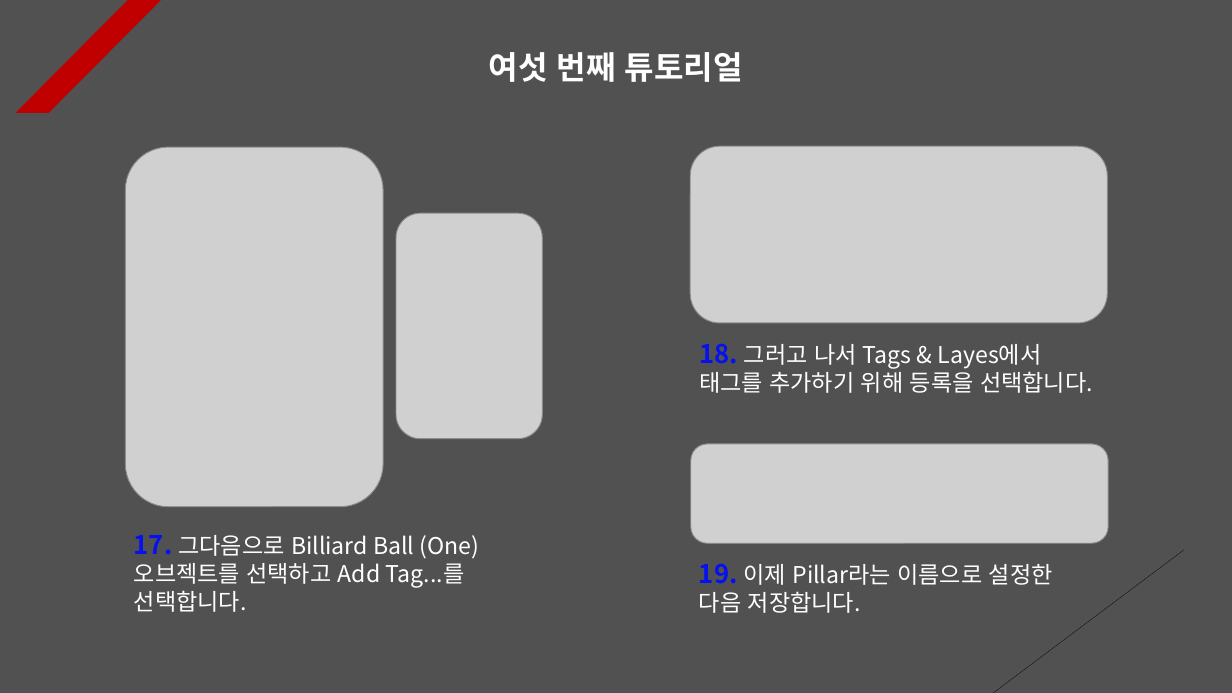
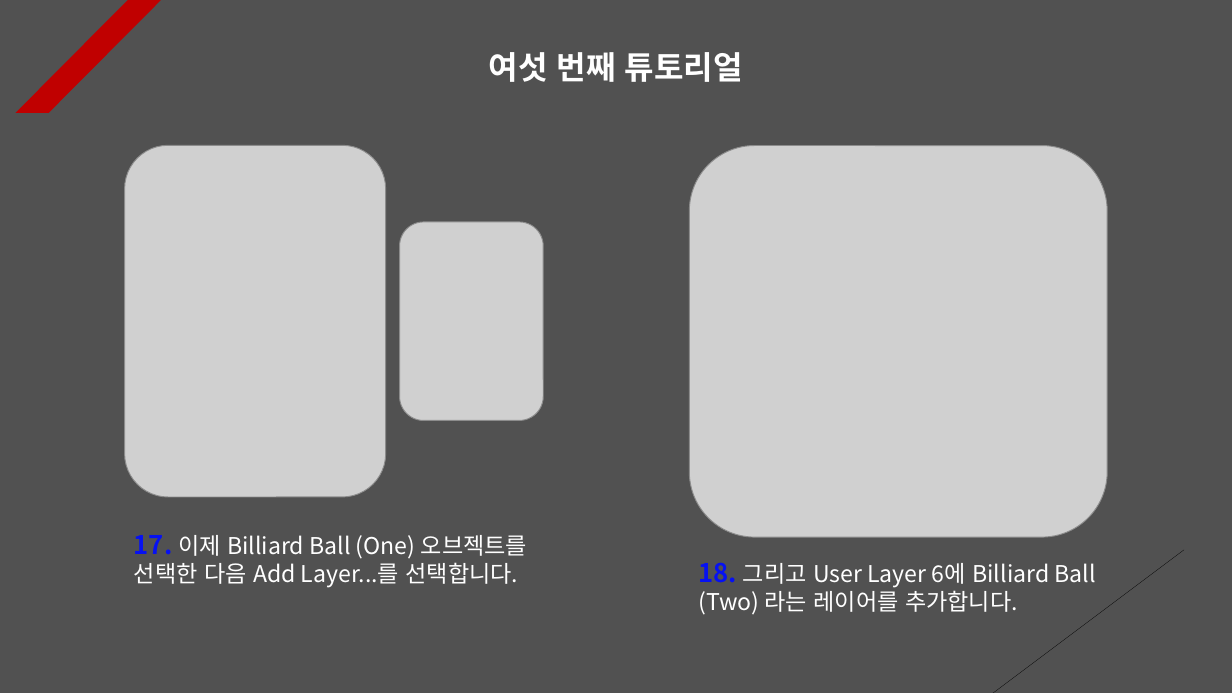
Before and after one commit to Unity2033/3D-UnityEngine, a slide deck: slide 6 of Assets/Physics/PPT Data/Physics Example.pptx. Drawn at 1232x693 pixels with LibreOffice and Linux fonts; fonts in the diff are those of the drawing; grey boxes stand for pictures. Boxes give left, top, right and bottom in pixels: in the first picture for what was removed or moved away, otherwise in the second. Text is boxed around its words. In the diff, an @@ line names an element or a change of style, - is before the commit and + after.

Commit message:
Physics Tutorial Renewal
- Implemented so that the physical
  collision method can be set by
  separating the layers

- How to use layer masks and how
  to use them

- Delete resource data

- Each PPT data update

```diff
--- a/Assets/Physics/PPT Data/Physics Example.pptx
+++ b/Assets/Physics/PPT Data/Physics Example.pptx
@@ picture: place and size @@
-picture at bbox=[126, 147, 384, 506]
+picture at bbox=[125, 145, 386, 497]
@@ picture added at bbox=[689, 145, 1107, 537] @@
@@ picture removed at bbox=[690, 146, 1107, 323] @@
@@ picture: place and size @@
-picture at bbox=[396, 213, 543, 439]
+picture at bbox=[399, 222, 543, 421]
@@ text removed at bbox=[699, 343, 1093, 393] @@
-18. 그러고 나서 Tags & Layes에서 태그를 추가하기 위해 등록을 선택합니다.
@@ picture removed at bbox=[691, 444, 1109, 543] @@
@@ text at bbox=[134, 535, 527, 588]: text changed @@
-17. 그다음으로 Billiard Ball (One) 오브젝트를 선택하고 Add Tag...를 선택합니다.
+17. 이제 Billiard Ball (One) 오브젝트를 선택한 다음 Add Layer...를 선택합니다.
@@ text at bbox=[698, 562, 1096, 615]: text changed @@
-19. 이제 Pillar라는 이름으로 설정한 다음 저장합니다.
+18. 그리고 User Layer 6에 Billiard Ball (Two) 라는 레이어를 추가합니다.
```
Also in this commit, not shown: 5 other slides changed, 14 other files.
